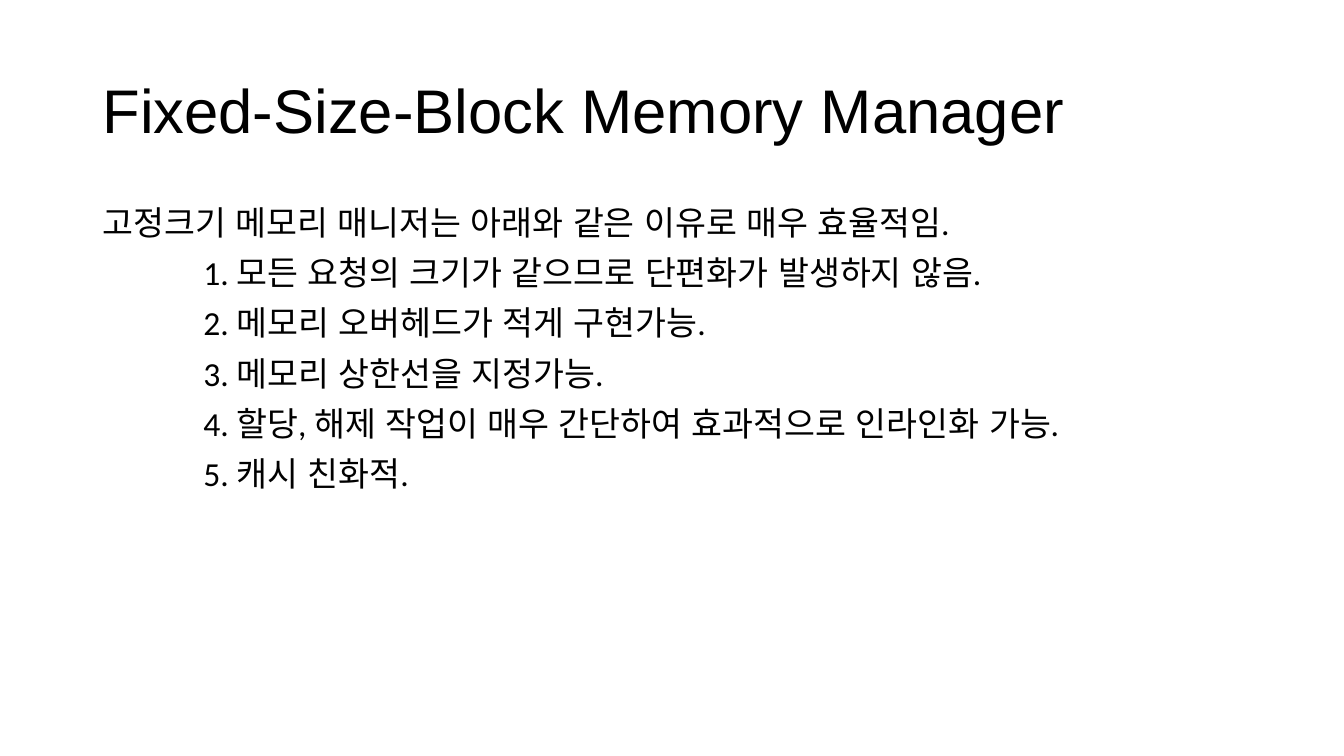
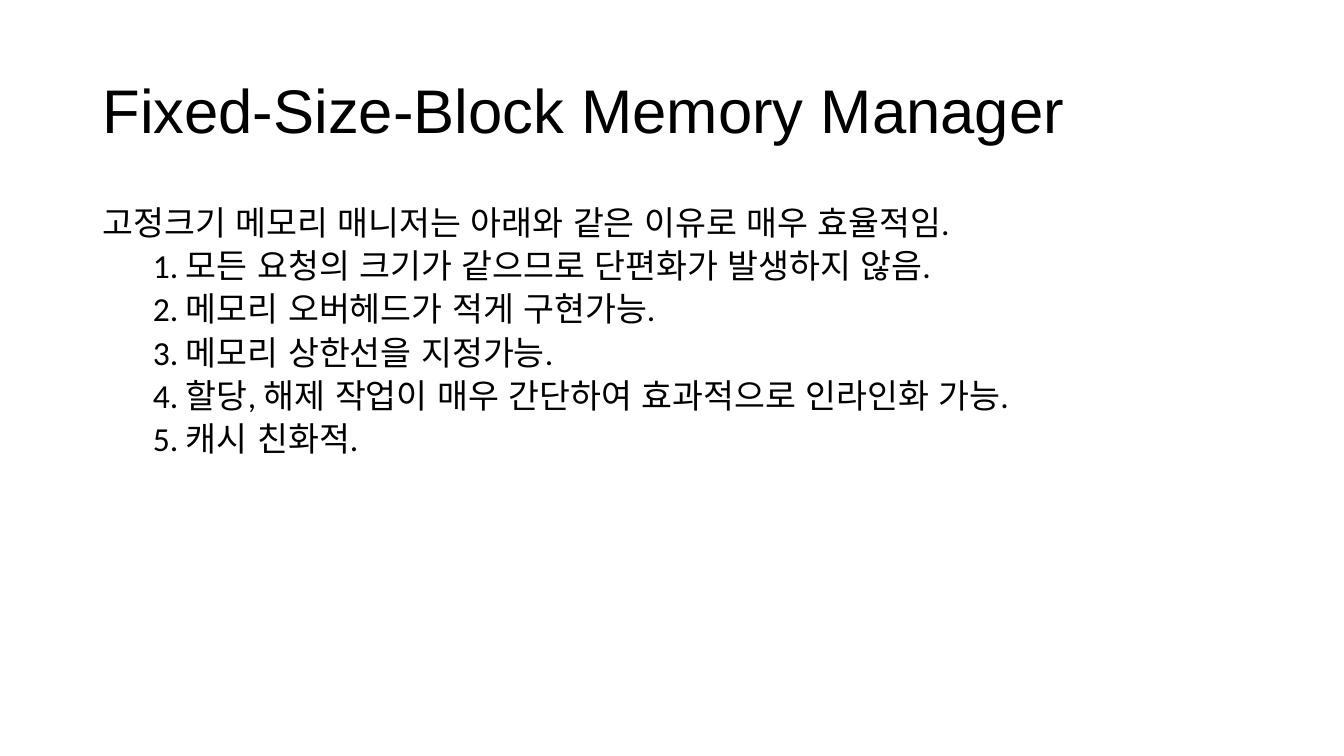
Before and after one commit to CppKorea/OptimizedCppStudy, a slide deck: slide 28 of 13th Study/Optimized C++ Study - Chapter 13, Optimize Memory Management.pptx. Drawn at 1344x756 pixels with LibreOffice and Linux fonts; fonts in the diff are those of the drawing. Boxes give left, top, right and bottom in pixels: in the first picture for what was removed or moved away, otherwise in the second. Text is boxed around its words. In the diff, an @@ line names an element or a change of style, - is before the commit and + after.

Commit message:
Update ppt

```diff
--- a/13th Study/Optimized C++ Study - Chapter 13, Optimize Memory Management.pptx
+++ b/13th Study/Optimized C++ Study - Chapter 13, Optimize Memory Management.pptx
@@ text at [153, 250, 1009, 454]: list level 1 to 2 in "1. 모든 요청의 크기가 같으므로 ..."; list level 1 to 2 in "2. 메모리 오버헤드가 적게 구현가능."; list level 1 to 2 in "3. 메모리 상한선을 지정가능."; list level 1 to 2 in "4. 할당, 해제 작업이 매우 ..."; list level 1 to 2 in "5. 캐시 친화적." @@
```
Also in this commit, not shown: 4 slides added.
